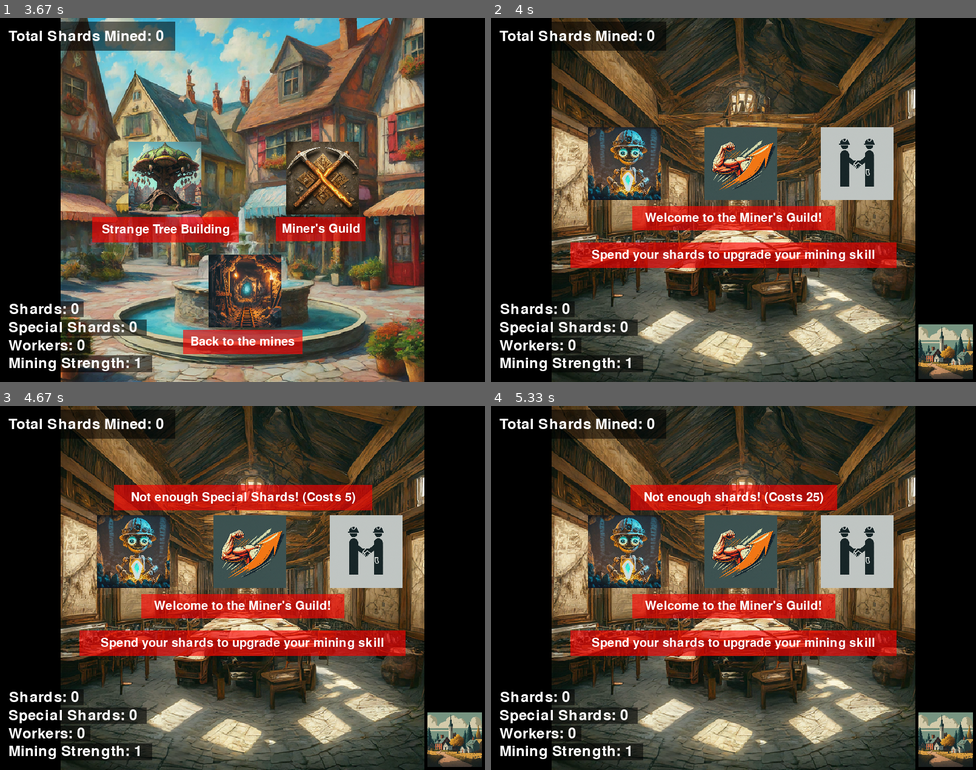
Above: before the commit, frames 1-4 (two rows, left to right).
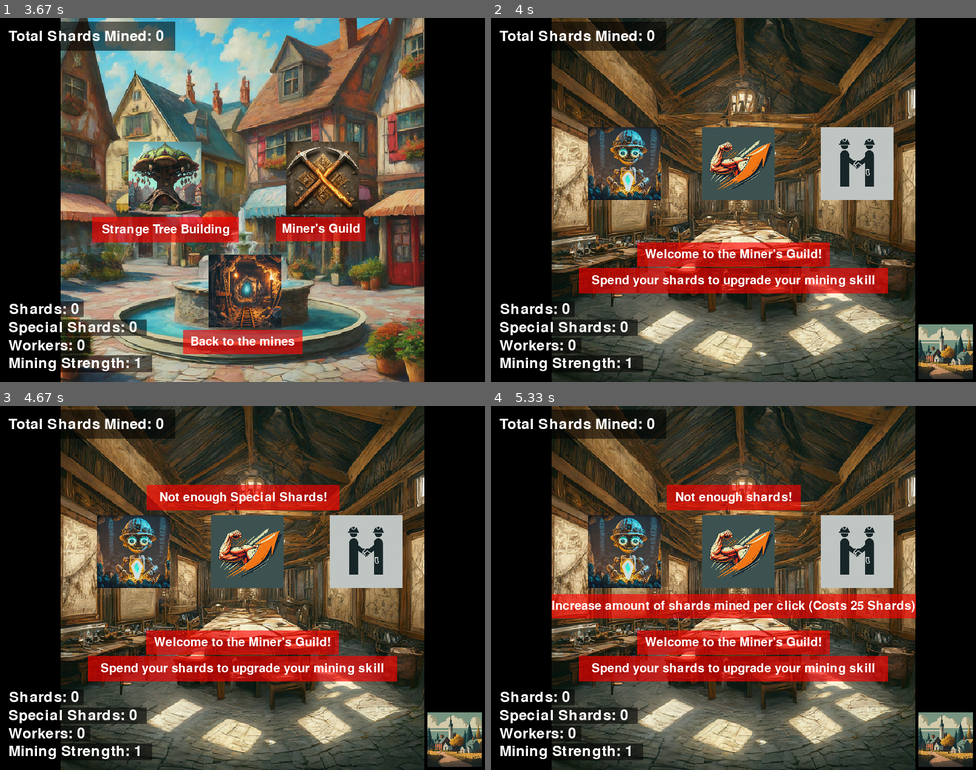
Above: after the commit, the same moments.

Repository: booltastic/Opus-PyGame-Project
Game: pygame game, started from main.py
Two runs of this game, one before a commit and one after it. Both use one fixed random seed, a clock stepped at 60 frames per second and the inputs below.
Inputs (mouse positions are in pixels of both pictures, inside the frame that each line leads up to):
- Up to frame 1 (3.67 s): press the mouse at (121, 254) at 0.37 s; move the mouse to (106, 269) at 0.47 s; release the mouse at (92, 287) at 0.6 s; click (242, 200) at 0.72 s; press the mouse at (242, 352) at 1.53 s; move the mouse to (189, 334) at 1.63 s; release the mouse at (135, 316) at 1.77 s; press the mouse at (242, 352) at 1.87 s; move the mouse to (150, 272) at 1.97 s; release the mouse at (63, 189) at 2.1 s; press the mouse at (242, 352) at 2.2 s; move the mouse to (227, 258) at 2.3 s; release the mouse at (213, 167) at 2.43 s; press the mouse at (242, 352) at 2.53 s; move the mouse to (257, 214) at 2.63 s; release the mouse at (271, 72) at 2.77 s; press the mouse at (242, 352) at 2.87 s; move the mouse to (266, 225) at 2.97 s; release the mouse at (286, 98) at 3.1 s; press the mouse at (242, 352) at 3.2 s; move the mouse to (252, 301) at 3.3 s; release the mouse at (261, 250) at 3.43 s; press the mouse at (455, 352) at 3.53 s; move the mouse to (378, 291) at 3.63 s
- Up to frame 2 (4 s): release the mouse at (791, 232) at 3.77 s; click (806, 170) at 3.88 s
- Up to frame 3 (4.67 s): click (223, 540) at 4.22 s; press the mouse at (368, 551) at 4.53 s; move the mouse to (276, 595) at 4.63 s
- Up to frame 4 (5.33 s): release the mouse at (680, 638) at 4.77 s; press the mouse at (626, 551) at 4.87 s; move the mouse to (748, 602) at 4.97 s; release the mouse at (874, 649) at 5.1 s; click (762, 569) at 5.22 s

Frame 1 is identical in both runs. In frame 2, 11% of the frame differs, in the area x 16-84%, y 30-76%; in frame 3, 12%, in the area x 16-84%, y 21-76%; in frame 4, 12%.

Commit message:
Added mouseover descripts for miners guild rects

Diff:
--- a/main.py
+++ b/main.py
@@ -73,7 +73,6 @@
         self.tuttext = ['Welcome to the Mines of Esswun, kid!', 'We need you to mine these blue shards.',"Don't ask questions. Just mine!",
                    'Your loot is shown here',
                    'and when your work is done, ', 'return to town here!']
-        self.minerswelcome = ['Welcome to the Miner\'s Guild!', 'Spend your shards to upgrade your mining skill']
         self.newgametext = ['Load saved game?', 'New Game', 'Load Game']
 
         # Pre-Determined Locations For Repeat Items
@@ -119,9 +118,7 @@
         self.background_glow_icon3 = load_img('GlowingLight - Rotated2.png', self.large_icon)
 
         def darken_on_click(rect, icon, darkenedicon):
-            mouse_clicked = pygame.mouse.get_pressed()[0] #continuously is checking each frame
-            mouse_pos = pygame.mouse.get_pos()
-            if mouse_clicked and rect.collidepoint(mouse_pos):
+            if self.mouse_clicked and rect.collidepoint(self.mouse_pos):
                 self.screen.blit(darkenedicon, rect)
             else:
                 self.screen.blit(icon, rect)
@@ -179,9 +176,9 @@
             cost_texts = {}
             self.minerstrcost = int(self.minerstr * 25)
             self.workercost = int(self.workers * 1.75) + 5
-            cost_texts['str_upgrade_text'] = ['Mining Strength +1!', 'Not enough shards! (Costs ' + str(self.minerstrcost) + ')']
+            cost_texts['str_upgrade_text'] = ['Mining Strength +1!', 'Not enough shards!']
             cost_texts['worker_hired_text'] = ['Worker speed increased!',
-                                               'Not enough Special Shards! (Costs ' + str(self.workercost) + ')', 'Worker limit reached (Current limit '+str(self.workerlimit) + ')']
+                                               'Not enough Special Shards!', 'Worker limit reached (Current limit '+str(self.workerlimit) + ')']
             return cost_texts
 
         def draw_shardicon():
@@ -205,6 +202,8 @@
             get_text_box(minestr_string, 35*self.fontscale, (self.WINDOW_WIDTH*0.0175, self.WINDOW_HEIGHT*0.95), self.OPAQUEBLACK, 'left',0.1)
 
         def draw_mainclicktarget():
+            self.mouse_clicked = pygame.mouse.get_pressed()[0] #continuously is checking each frame
+            self.mouse_pos = pygame.mouse.get_pos()
             timer = int(self.counter/3)
             for i in range(0,1):
                 if timer % 3 == i:
@@ -224,7 +223,7 @@
 
             return glowingrockicon_rect
 
-        def get_text_box(drawntext, fontsize, textlocation, color, alignment='center',boxscale=float(1)):  # made for rects loops
+        def get_text_box(drawntext, fontsize, textlocation, color, alignment='center',vertboxscale=float(1), horiboxscale=float(0.15)):  # made for rects loops
             boxtext = drawntext
             boxtextfont = pygame.font.Font(None, fontsize)
             renderedtext = boxtextfont.render(str(boxtext), True, self.WHITE)  # renders text image
@@ -234,8 +233,8 @@
             else:
                 colliderect = renderedtext.get_rect(
                     center=textlocation)
-            colliderect = colliderect.inflate(colliderect.width * 0.15,
-                                              colliderect.height*boxscale)  # inflate that rect in place to twice its size, this is what gets clicked
+            colliderect = colliderect.inflate(colliderect.width*horiboxscale,
+                                              colliderect.height*vertboxscale)  # inflate that rect in place to twice its size, this is what gets clicked
             # pygame.draw.rect(self.screen, color,
             #                  colliderect)  # draws the rect renderedrect, this cannot be passed to collidepoint though (just drawing it)
             renderedtextrect = renderedtext.get_rect(
@@ -357,20 +356,36 @@
                 change_state('MINERSGUILD')
 
         def miners_guild_rects_and_images():
+            self.mouse_clicked = pygame.mouse.get_pressed()[0] #continuously is checking each frame
+            self.mouse_pos = pygame.mouse.get_pos()
             rects = {}
             cost_texts = get_cost()  # just running get_cost and reading values
             draw_background(self.minersguildimage)
             draw_shardicon()
+
+            #Rects
             rects['corner_location_icon'] = draw_location_icon(self.towniconimage)
-
-            get_text_box(self.minerswelcome[0], 30*self.fontscale, (self.WINDOW_WIDTH*0.5,self.WINDOW_HEIGHT*0.55), self.OPAQUERED)
-            get_text_box(self.minerswelcome[1], 30*self.fontscale, (self.WINDOW_WIDTH*0.5,self.WINDOW_HEIGHT*0.65), self.OPAQUERED)
-
-            rects['str_up_rect'] = pygame.Rect((self.WINDOW_WIDTH*0.44, self.WINDOW_HEIGHT*0.3), self.medium_icon)  # location, size
+            rects['ShopRobotMiner_rect'] = pygame.Rect((self.WINDOW_WIDTH*0.2, self.WINDOW_HEIGHT*0.3),
+                                                    self.medium_icon)
+            rects['str_up_rect'] = pygame.Rect((self.WINDOW_WIDTH*0.435, self.WINDOW_HEIGHT*0.3), self.medium_icon)  # location, size
             rects['hire_worker_rect'] = pygame.Rect((self.WINDOW_WIDTH*0.68, self.WINDOW_HEIGHT*0.3),
                                                     self.medium_icon)  # location, size
-            rects['ShopRobotMiner_rect'] = pygame.Rect((self.WINDOW_WIDTH*0.2, self.WINDOW_HEIGHT*0.3),
-                                                    self.medium_icon)
+            #Text
+            minerswelcome = ['Welcome to the Miner\'s Guild!', 'Spend your shards to upgrade your mining skill']
+            descripts = ['Cute little robot guy','Increase amount of shards mined per click (Costs '+ str(self.minerstrcost)+' Shards)','Add worker (Costs '+str(self.workercost)+' Special Shards)']
+            get_text_box(minerswelcome[0], 30*self.fontscale, (self.WINDOW_WIDTH*0.5,self.WINDOW_HEIGHT*0.65), self.OPAQUERED, horiboxscale=0.09)
+            get_text_box(minerswelcome[1], 30*self.fontscale, (self.WINDOW_WIDTH*0.5,self.WINDOW_HEIGHT*0.72), self.OPAQUERED, horiboxscale=0.09)
+            if rects['ShopRobotMiner_rect'].collidepoint(self.mouse_pos):
+                get_text_box(descripts[0], 30 * self.fontscale, (self.WINDOW_WIDTH * 0.5, self.WINDOW_HEIGHT * 0.55),
+                         self.OPAQUERED, horiboxscale=0.09)
+            if rects['str_up_rect'].collidepoint(self.mouse_pos):
+                get_text_box(descripts[1], 30 * self.fontscale, (self.WINDOW_WIDTH * 0.5, self.WINDOW_HEIGHT * 0.55),
+                             self.OPAQUERED, horiboxscale=0.003)
+            if rects['hire_worker_rect'].collidepoint(self.mouse_pos):
+                get_text_box(descripts[2], 30 * self.fontscale, (self.WINDOW_WIDTH * 0.5, self.WINDOW_HEIGHT * 0.55),
+                             self.OPAQUERED, horiboxscale=0.09)
+
+            #Blits
             darken_on_click(rects['str_up_rect'], self.strength_up_icon, self.darkenedstrength_up_icon)
             darken_on_click(rects['hire_worker_rect'], self.hire_worker_icon, self.darkenedhire_worker_icon)
             darken_on_click(rects['ShopRobotMiner_rect'], self.ShopRobotMiner_icon, self.DarkenedShopRobotMiner_icon)
@@ -405,7 +420,6 @@
                 self.str_up = 0
                 if self.timer >= 90:
                     self.worker_hired, self.timer = 0, 0
-
             return rects
 
         def miners_guild_events(rects):
